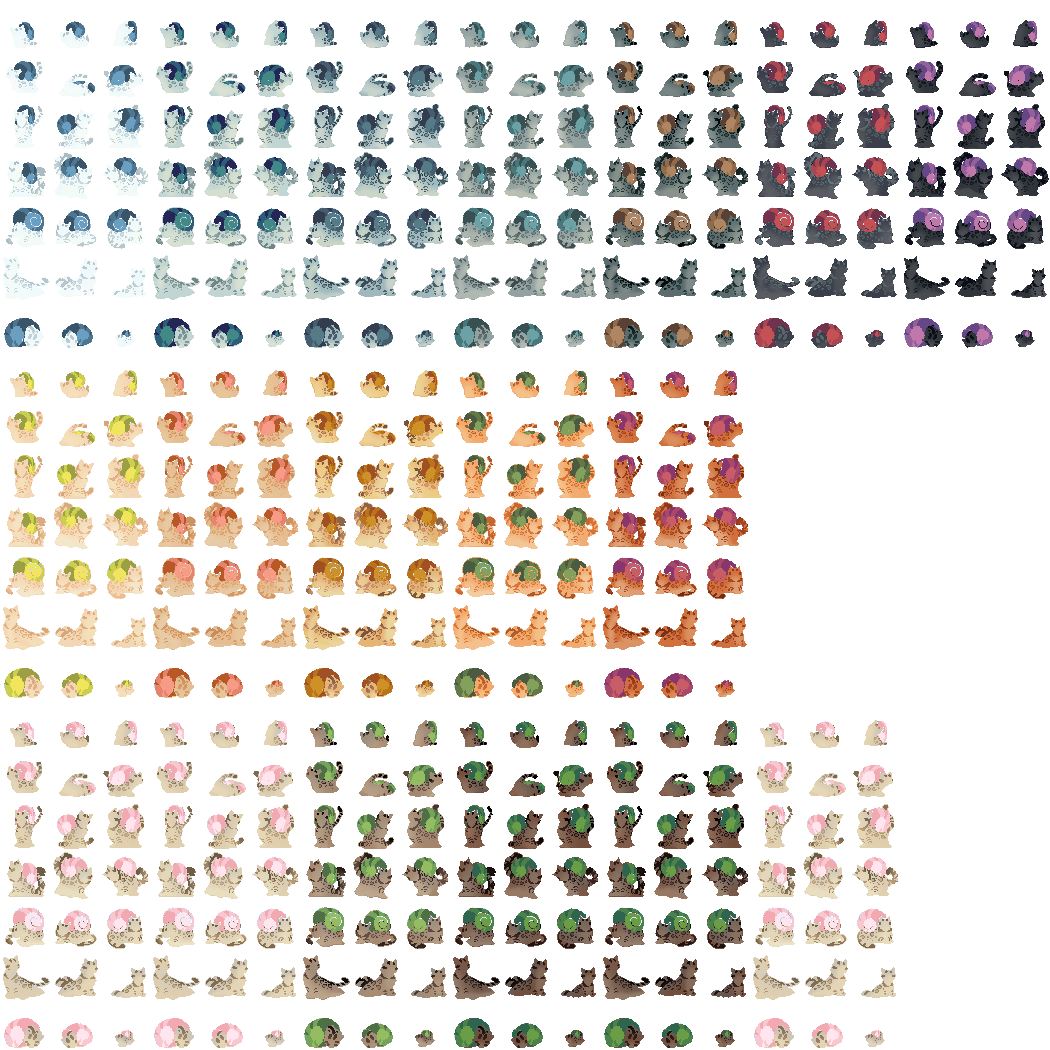
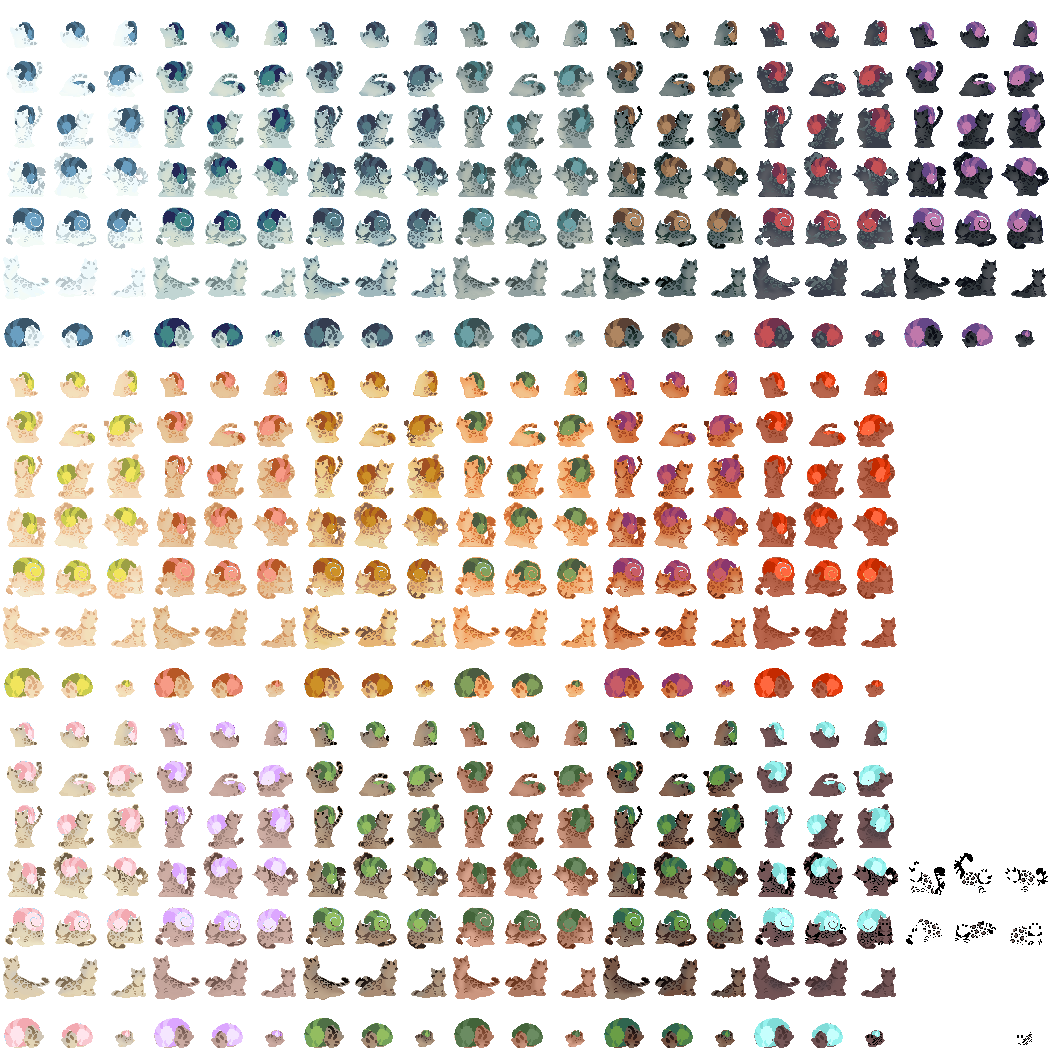
Layer changes from the first (1050, 1050) image to the second:
removed layer "Background" (1st of 3) over [453, 720, 598, 1048]
added layer "Paint Layer 2" (color) above "Paint Layer 1" over [453, 720, 598, 1048]
"Paint Layer 1": blend normal → color, painted on it over [453, 720, 598, 1048]
added layer "snat" (1st of 2) above "snat" over [453, 720, 598, 1048]
renamed "Copy of Background" to "snat", painted on it over [153, 370, 1048, 1048]
removed layer "Background" (2nd of 3) over [153, 720, 298, 1048]
removed layer "Background" (3rd of 3) over [153, 370, 1048, 1048]
